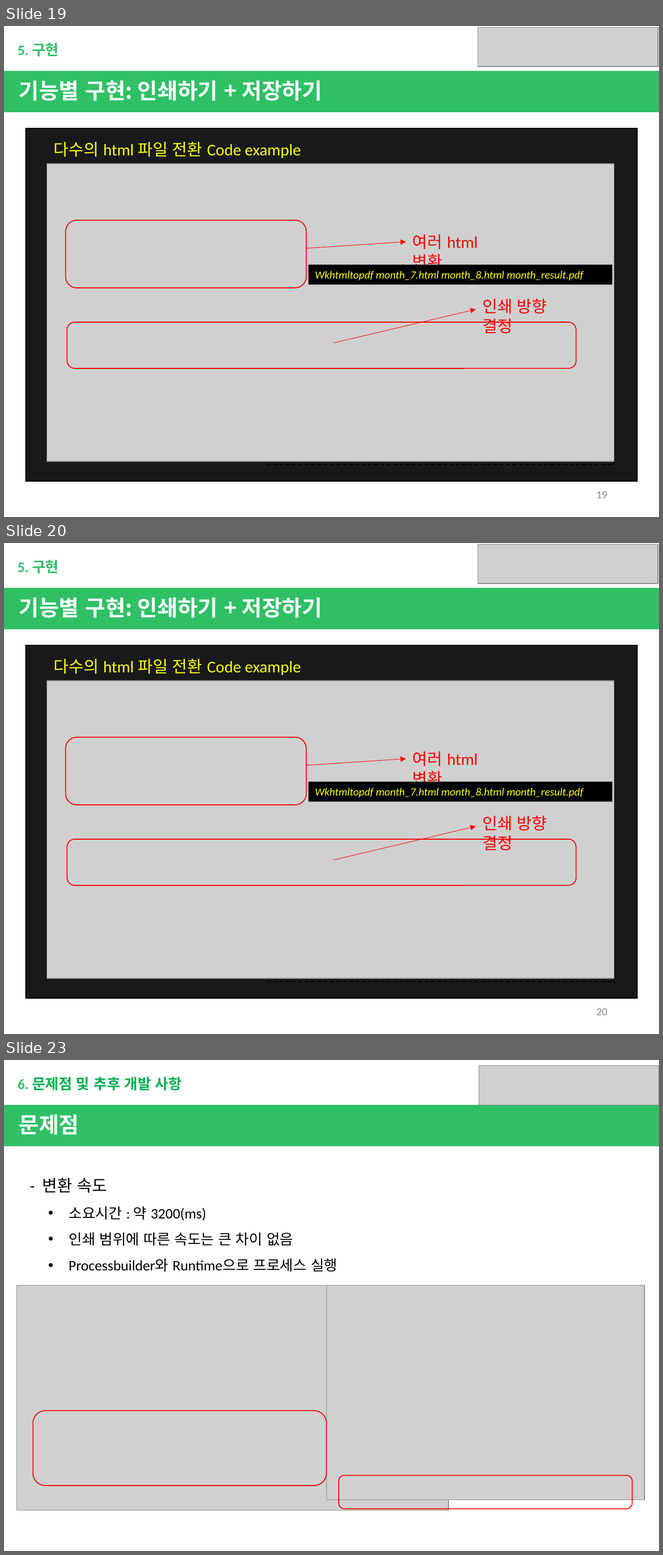
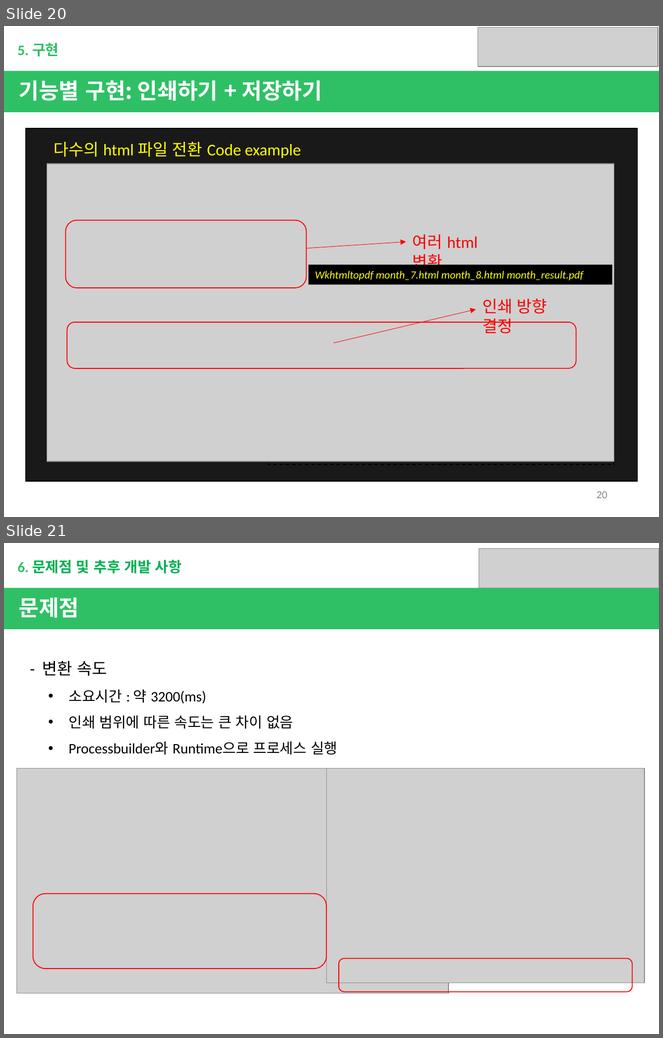
Before and after one commit to lwoody/HtmltoPdf, a slide deck: prototype.pptx. Shown one above the other, each under a label of ours: slides 19, 20 and 23 before the commit, slides 20 and 21 after it; the slides between them are not shown. The pictures are 663x1555 and 663x1038 pixels, drawn with LibreOffice and Linux fonts; fonts in the diff are those of the drawing; grey boxes stand for pictures. Boxes give left, top, right and bottom in pixels: in the first picture for what was removed or moved away, otherwise in the second. Text is boxed around its words. In the diff, an @@ line names an element or a change of style, - is before the commit and + after.

```diff
--- a/prototype.pptx
+++ b/prototype.pptx
@@ slide 20 removed at [4, 543, 659, 1034], background #FFFFFF @@
@@ picture removed at [478, 545, 659, 584] @@
@@ text removed at [18, 560, 59, 574] @@
-5. 구현
@@ rectangle removed at [4, 588, 659, 629] @@
@@ text removed at [19, 597, 323, 618] @@
-기능별 구현: 인쇄하기 + 저장하기
@@ rectangle removed at [26, 645, 637, 999] @@
@@ text removed at [53, 659, 301, 675] @@
-다수의 html 파일 전환 Code example
@@ picture removed at [47, 681, 614, 979] @@
@@ rounded rectangle removed at [65, 737, 307, 805] @@
@@ arrow removed from (307, 765) to (406, 759) @@
@@ text removed at [413, 752, 478, 789] @@
-여러 html 변환
@@ rectangle removed at [268, 769, 614, 982] @@
@@ rectangle removed at [309, 782, 613, 802] @@
-Wkhtmltopdf month_7.html month_8.html month_result.pdf
@@ text removed at [482, 815, 547, 851] @@
-인쇄 방향 결정
@@ arrow removed from (334, 860) to (476, 827) @@
@@ rounded rectangle removed at [67, 839, 576, 886] @@
@@ page number removed at [597, 1008, 608, 1016] @@
-20
@@ what was slide 19 is now slide 20 @@
@@ page number at [597, 491, 608, 499]: text changed @@
-19
+20
@@ what was slide 23 is now slide 21 @@
```
Also in this commit, not shown: 6 slides changed, 1 other slide removed.
